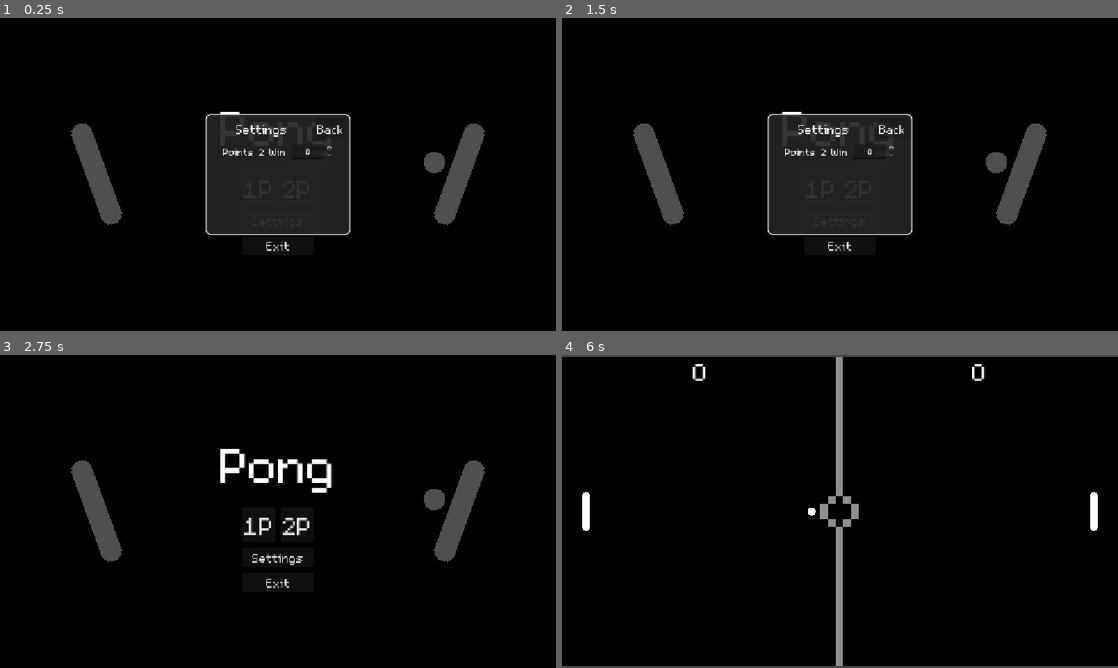
Above: before the commit, frames 1-4 (two rows, left to right).
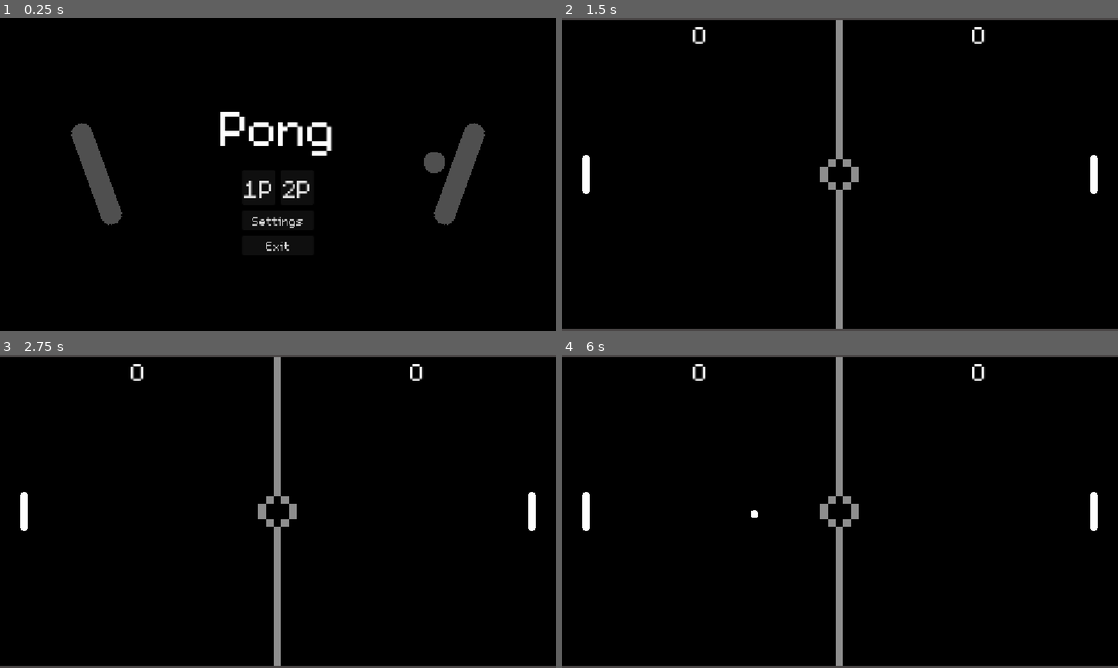
Above: after the commit, the same moments.

Repository: tfranke0814/pong
Game: Godot game, scene res://scenes/main_menu.tscn
Same seed, same stepped clock (60 frames per second), same inputs: the game is played once before the commit and once after it.
Inputs (mouse positions are in pixels of both pictures, inside the frame that each line leads up to):
- Up to frame 1 (0.25 s): no input
- Up to frame 2 (1.5 s): click "2P" at 0.5 s; click (840, 221) at 1.25 s, where only the run before the commit has a clickable "Settings"
- Up to frame 3 (2.75 s): click (328, 464) at 2 s, where only the run before the commit has a clickable "Back"
- Up to frame 4 (6 s): click (823, 524) at 2.75 s, where only the run before the commit has a clickable "1P"; tap Enter at 3.5 s

The runs differ from the first frame. In frame 1, 8.3% of the frame differs, in the area x 36-64%, y 30-70%; in frame 2, 15%, in the area x 0-100%, y 0-100%; in frame 3, 7.1%; in frame 4, less than 0.1%.

Commit message:
feat: functional options persistence and victory scene

Diff:
--- a/scenes/main_menu.tscn
+++ b/scenes/main_menu.tscn
@@ -1,11 +1,10 @@
-[gd_scene load_steps=10 format=4 uid="uid://bi08mwvmdg0ff"]
+[gd_scene load_steps=8 format=4 uid="uid://bi08mwvmdg0ff"]
 
 [ext_resource type="Script" uid="uid://boh04jopq1q4d" path="res://scripts/main_menu.gd" id="1_l6cm7"]
 [ext_resource type="FontFile" uid="uid://dcrs5fdgweq10" path="res://assets/fonts/m5x7.ttf" id="2_ekxnf"]
 [ext_resource type="Texture2D" uid="uid://ccyx78fo3ln1o" path="res://assets/sprites/pong-tilesheet.png" id="2_wu84c"]
 [ext_resource type="PackedScene" uid="uid://bkgsgplmdrdk4" path="res://scenes/ball.tscn" id="3_8ln24"]
 [ext_resource type="PackedScene" uid="uid://d1vbxtp868wdk" path="res://scenes/player_paddle.tscn" id="5_8ln24"]
-[ext_resource type="Script" uid="uid://btb050p5vhv2f" path="res://scripts/settings.gd" id="6_rtw2f"]
 
 [sub_resource type="TileSetAtlasSource" id="TileSetAtlasSource_bqqt6"]
 texture = ExtResource("2_wu84c")
@@ -15,23 +14,6 @@
 
 [sub_resource type="TileSet" id="TileSet_wu84c"]
 sources/0 = SubResource("TileSetAtlasSource_bqqt6")
-
-[sub_resource type="StyleBoxFlat" id="StyleBoxFlat_8ln24"]
-content_margin_left = 10.0
-content_margin_top = 10.0
-content_margin_right = 10.0
-content_margin_bottom = 10.0
-bg_color = Color(0.14117648, 0.14117648, 0.14117648, 0.92156863)
-border_width_left = 3
-border_width_top = 3
-border_width_right = 3
-border_width_bottom = 3
-border_color = Color(1, 1, 1, 1)
-border_blend = true
-corner_radius_top_left = 10
-corner_radius_top_right = 10
-corner_radius_bottom_right = 10
-corner_radius_bottom_left = 10
 
 [node name="MainMenu" type="Control"]
 layout_mode = 3
@@ -133,69 +115,7 @@
 theme_override_font_sizes/font_size = 40
 text = "Exit"
 
-[node name="Settings" type="Control" parent="."]
-anchors_preset = 0
-offset_right = 40.0
-offset_bottom = 40.0
-script = ExtResource("6_rtw2f")
-
-[node name="CanvasLayer" type="CanvasLayer" parent="Settings"]
-
-[node name="PanelContainer" type="PanelContainer" parent="Settings/CanvasLayer"]
-custom_minimum_size = Vector2(300, 250)
-anchors_preset = 8
-anchor_left = 0.5
-anchor_top = 0.5
-anchor_right = 0.5
-anchor_bottom = 0.5
-offset_left = -20.0
-offset_top = -20.0
-offset_right = 20.0
-offset_bottom = 20.0
-grow_horizontal = 2
-grow_vertical = 2
-theme_override_styles/panel = SubResource("StyleBoxFlat_8ln24")
-
-[node name="VBoxContainer" type="VBoxContainer" parent="Settings/CanvasLayer/PanelContainer"]
-layout_mode = 2
-theme_override_constants/separation = 12
-
-[node name="Header" type="HBoxContainer" parent="Settings/CanvasLayer/PanelContainer/VBoxContainer"]
-layout_mode = 2
-
-[node name="SettingsLabel" type="Label" parent="Settings/CanvasLayer/PanelContainer/VBoxContainer/Header"]
-layout_mode = 2
-size_flags_horizontal = 3
-theme_override_fonts/font = ExtResource("2_ekxnf")
-theme_override_font_sizes/font_size = 40
-text = "Settings"
-horizontal_alignment = 1
-
-[node name="BackButton" type="Button" parent="Settings/CanvasLayer/PanelContainer/VBoxContainer/Header"]
-layout_mode = 2
-size_flags_horizontal = 8
-theme_override_fonts/font = ExtResource("2_ekxnf")
-theme_override_font_sizes/font_size = 40
-text = "Back"
-
-[node name="GridContainer" type="GridContainer" parent="Settings/CanvasLayer/PanelContainer/VBoxContainer"]
-layout_mode = 2
-size_flags_horizontal = 4
-theme_override_constants/h_separation = 12
-columns = 2
-
-[node name="Label" type="Label" parent="Settings/CanvasLayer/PanelContainer/VBoxContainer/GridContainer"]
-layout_mode = 2
-theme_override_fonts/font = ExtResource("2_ekxnf")
-theme_override_font_sizes/font_size = 32
-text = "Points 2 Win"
-
-[node name="SpinBox" type="SpinBox" parent="Settings/CanvasLayer/PanelContainer/VBoxContainer/GridContainer"]
-layout_mode = 2
-alignment = 1
-
 [connection signal="pressed" from="VBoxContainer2/VBoxContainer/HBoxContainer/P1Button" to="." method="_on_p1_button_pressed"]
 [connection signal="pressed" from="VBoxContainer2/VBoxContainer/HBoxContainer/P2Button" to="." method="_on_p2_button_pressed"]
 [connection signal="pressed" from="VBoxContainer2/VBoxContainer/SettingsButton" to="." method="_on_settings_button_pressed"]
 [connection signal="pressed" from="VBoxContainer2/VBoxContainer/ExitButton" to="." method="_on_exit_button_pressed"]
-[connection signal="pressed" from="Settings/CanvasLayer/PanelContainer/VBoxContainer/Header/BackButton" to="Settings" method="_on_back_button_pressed"]
--- /dev/null
+++ b/scenes/settings.tscn
@@ -0,0 +1,88 @@
+[gd_scene load_steps=4 format=3 uid="uid://cilsffwd5w120"]
+
+[ext_resource type="Script" uid="uid://btb050p5vhv2f" path="res://scripts/settings.gd" id="1_r6d6q"]
+[ext_resource type="FontFile" uid="uid://dcrs5fdgweq10" path="res://assets/fonts/m5x7.ttf" id="2_6wm04"]
+
+[sub_resource type="StyleBoxFlat" id="StyleBoxFlat_8ln24"]
+content_margin_left = 10.0
+content_margin_top = 10.0
+content_margin_right = 10.0
+content_margin_bottom = 10.0
+bg_color = Color(0.14117648, 0.14117648, 0.14117648, 0.92156863)
+border_width_left = 3
+border_width_top = 3
+border_width_right = 3
+border_width_bottom = 3
+border_color = Color(1, 1, 1, 1)
+border_blend = true
+corner_radius_top_left = 10
+corner_radius_top_right = 10
+corner_radius_bottom_right = 10
+corner_radius_bottom_left = 10
+
+[node name="Settings" type="Control"]
+layout_mode = 3
+anchors_preset = 0
+offset_right = 40.0
+offset_bottom = 40.0
+script = ExtResource("1_r6d6q")
+
+[node name="CanvasLayer" type="CanvasLayer" parent="."]
+
+[node name="PanelContainer" type="PanelContainer" parent="CanvasLayer"]
+custom_minimum_size = Vector2(300, 250)
+anchors_preset = 8
+anchor_left = 0.5
+anchor_top = 0.5
+anchor_right = 0.5
+anchor_bottom = 0.5
+offset_left = -20.0
+offset_top = -20.0
+offset_right = 20.0
+offset_bottom = 20.0
+grow_horizontal = 2
+grow_vertical = 2
+theme_override_styles/panel = SubResource("StyleBoxFlat_8ln24")
+
+[node name="VBoxContainer" type="VBoxContainer" parent="CanvasLayer/PanelContainer"]
+layout_mode = 2
+theme_override_constants/separation = 12
+
+[node name="Header" type="HBoxContainer" parent="CanvasLayer/PanelContainer/VBoxContainer"]
+layout_mode = 2
+
+[node name="SettingsLabel" type="Label" parent="CanvasLayer/PanelContainer/VBoxContainer/Header"]
+layout_mode = 2
+size_flags_horizontal = 3
+theme_override_fonts/font = ExtResource("2_6wm04")
+theme_override_font_sizes/font_size = 40
+text = "Settings"
+horizontal_alignment = 1
+
+[node name="BackButton" type="Button" parent="CanvasLayer/PanelContainer/VBoxContainer/Header"]
+layout_mode = 2
+size_flags_horizontal = 8
+theme_override_fonts/font = ExtResource("2_6wm04")
+theme_override_font_sizes/font_size = 40
+text = "Back"
+
+[node name="GridContainer" type="GridContainer" parent="CanvasLayer/PanelContainer/VBoxContainer"]
+layout_mode = 2
+size_flags_horizontal = 4
+theme_override_constants/h_separation = 12
+columns = 2
+
+[node name="Label" type="Label" parent="CanvasLayer/PanelContainer/VBoxContainer/GridContainer"]
+layout_mode = 2
+theme_override_fonts/font = ExtResource("2_6wm04")
+theme_override_font_sizes/font_size = 32
+text = "Points 2 Win"
+
+[node name="Points2WinSpinBox" type="SpinBox" parent="CanvasLayer/PanelContainer/VBoxContainer/GridContainer"]
+layout_mode = 2
+min_value = 1.0
+value = 1.0
+alignment = 1
+
+[connection signal="pressed" from="CanvasLayer/PanelContainer/VBoxContainer/Header/BackButton" to="." method="_on_back_button_pressed"]
+[connection signal="value_changed" from="CanvasLayer/PanelContainer/VBoxContainer/GridContainer/Points2WinSpinBox" to="." method="_on_points_2_win_spin_box_value_changed"]
--- /dev/null
+++ b/scenes/victory.tscn
@@ -0,0 +1,59 @@
+[gd_scene load_steps=4 format=3 uid="uid://kjxb5lu2ph7l"]
+
+[ext_resource type="Script" uid="uid://c7237pd11ujye" path="res://scripts/victory.gd" id="1_le47n"]
+[ext_resource type="FontFile" uid="uid://dcrs5fdgweq10" path="res://assets/fonts/m5x7.ttf" id="2_faxov"]
+
+[sub_resource type="StyleBoxFlat" id="StyleBoxFlat_hl81x"]
+content_margin_left = 10.0
+content_margin_top = 10.0
+content_margin_right = 10.0
+content_margin_bottom = 10.0
+bg_color = Color(0.14117648, 0.14117648, 0.14117648, 0.92156863)
+border_width_left = 3
+border_width_top = 3
+border_width_right = 3
+border_width_bottom = 3
+border_color = Color(1, 1, 1, 1)
+border_blend = true
+corner_radius_top_left = 10
+corner_radius_top_right = 10
+corner_radius_bottom_right = 10
+corner_radius_bottom_left = 10
+
+[node name="Victory" type="Control"]
+layout_mode = 3
+anchors_preset = 15
+anchor_right = 1.0
+anchor_bottom = 1.0
+grow_horizontal = 2
+grow_vertical = 2
+script = ExtResource("1_le47n")
+
+[node name="CanvasLayer" type="CanvasLayer" parent="."]
+
+[node name="PanelContainer" type="PanelContainer" parent="CanvasLayer"]
+anchors_preset = 8
+anchor_left = 0.5
+anchor_top = 0.5
+anchor_right = 0.5
+anchor_bottom = 0.5
+offset_left = -125.5
+offset_top = -91.0
+offset_right = 125.5
+offset_bottom = -33.0
+grow_horizontal = 2
+grow_vertical = 2
+size_flags_horizontal = 4
+theme_override_styles/panel = SubResource("StyleBoxFlat_hl81x")
+
+[node name="HBoxContainer" type="HBoxContainer" parent="CanvasLayer/PanelContainer"]
+layout_mode = 2
+size_flags_horizontal = 4
+size_flags_vertical = 4
+
+[node name="WinnerLabel" type="Label" parent="CanvasLayer/PanelContainer/HBoxContainer"]
+unique_name_in_owner = true
+layout_mode = 2
+theme_override_fonts/font = ExtResource("2_faxov")
+theme_override_font_sizes/font_size = 48
+text = "Player %d Wins"
--- a/scripts/autoload/game_manager.gd
+++ b/scripts/autoload/game_manager.gd
@@ -1,8 +1,12 @@
 extends Node2D
+
+signal victory(winner: int)
 
 var score_p1 = 0
 var score_p2 = 0
-
+var has_victory: bool = false
+var points_to_win: int
+var most_recent_winner: int
 var ai_player = true
 
 func add_point(player_id: int) -> void:
@@ -10,3 +14,23 @@
 		score_p1 += 1
 	elif player_id == 2:
 		score_p2 += 1
+
+	# Check for winner
+	if score_p1 == points_to_win or score_p2 == points_to_win:
+		has_victory = true
+		most_recent_winner = player_id
+		victory.emit(player_id)
+		await get_tree().create_timer(5.0).timeout
+		call_deferred("_go_to_main_menu")
+
+func reset_points() -> void:
+	score_p1 = 0
+	score_p2 = 0
+	var options = OptionsManager.read_options()
+	if options.has("points_to_win"):
+		points_to_win = options.points_to_win
+	else:
+		points_to_win = OptionsManager.default_points_to_win
+
+func _go_to_main_menu() -> void:
+	get_tree().change_scene_to_file("res://scenes/main_menu.tscn")
--- a/scripts/autoload/options_manager.gd
+++ b/scripts/autoload/options_manager.gd
@@ -1,11 +1,24 @@
 extends Node
 
+const options_path = "user://options.data"
 
-# Called when the node enters the scene tree for the first time.
-func _ready() -> void:
-	pass # Replace with function body.
+# Default Options
+var default_points_to_win: int = 11
 
+func read_options() -> Dictionary:
+	var options = {}
+	var file = FileAccess.open(options_path, FileAccess.READ)
+	if file:
+		options = file.get_var()
+		file.close()
+	return options
 
-# Called every frame. 'delta' is the elapsed time since the previous frame.
-func _process(delta: float) -> void:
-	pass
+func write_option(options: Dictionary) -> void:
+	var file = FileAccess.open(options_path, FileAccess.WRITE)
+	file.store_var(options)
+	file.close()
+
+func set_points_to_win(value: float):
+	var options = read_options()
+	options.points_to_win = value
+	write_option(options)
--- a/scripts/ball.gd
+++ b/scripts/ball.gd
@@ -5,9 +5,7 @@
 
 func _ready() -> void:
 	velocity.x = SPEED * [-1,1][randi() % 2]
-	print(velocity.x)
 	velocity.y = sin(randf_range(-PI/12,PI/12)) * SPEED
-	print(velocity.y)
 
 func _physics_process(delta: float) -> void:
 	var collision = move_and_collide(velocity * delta)
--- a/scripts/game.gd
+++ b/scripts/game.gd
@@ -1,10 +1,14 @@
 extends Node2D
 
-const BallScene = preload("uid://bkgsgplmdrdk4")
-@onready var ball_start_location: Node2D = $BallStartLocation
 signal ball_spawned()
 
+const BallScene = preload("uid://bkgsgplmdrdk4")
+var options: Dictionary
+@onready var ball_start_location: Node2D = $BallStartLocation
+
 func _ready() -> void:
+	GameManager.reset_points()
+	GameManager.victory.connect(_on_victory)
 	await get_tree().create_timer(3.0).timeout
 	place_ball()
 
@@ -14,8 +18,11 @@
 	add_child(ball_instance)
 	ball_spawned.emit()
 
-
 func _on_child_exiting_tree(node: Node) -> void:
-	if node.name == "Ball":
+	if node.name == "Ball" and not GameManager.has_victory:
 		await get_tree().create_timer(2.0).timeout
 		place_ball()
+
+func _on_victory(_winner: int):
+	var victory_screen = load("res://scenes/victory.tscn").instantiate()
+	add_child(victory_screen)
--- a/scripts/main_menu.gd
+++ b/scripts/main_menu.gd
@@ -10,8 +10,8 @@
 	get_tree().change_scene_to_file("res://scenes/game.tscn")
 
 func _on_settings_button_pressed() -> void:
-	var settings = get_node("Settings")
-	settings.get_node("CanvasLayer").visible = true
+	var settings = load("res://scenes/settings.tscn").instantiate()
+	add_child(settings)
 
 func _on_exit_button_pressed() -> void:
 	get_tree().quit()
--- a/scripts/player_paddle.gd
+++ b/scripts/player_paddle.gd
@@ -23,7 +23,7 @@
 			velocity.y = move_toward(velocity.y, direction, SPEED * delta)
 		else: # Stops when equal
 			velocity.y = move_toward(velocity.y, 0, SPEED * delta)
-	elif ai_paddle:
+	elif ai_paddle and not GameManager.victory:
 		# AI Controls without ball, returns to middle
 		var deltay:= 324 - global_position.y
 		velocity.y = move_toward(velocity.y, deltay/abs(deltay) * SPEED/2, SPEED * delta)
--- a/scripts/settings.gd
+++ b/scripts/settings.gd
@@ -1,6 +1,16 @@
 extends Control
 
+var options: Dictionary
+@onready var points_2_win_spin_box: SpinBox = $CanvasLayer/PanelContainer/VBoxContainer/GridContainer/Points2WinSpinBox
 
+func _ready() -> void:
+	options = OptionsManager.read_options()
+	if options.has("points_to_win"):
+		points_2_win_spin_box.value = options.points_to_win
+	else:
+		points_2_win_spin_box.value = OptionsManager.default_points_to_win
+
+# Closing the menu
 func _input(_event: InputEvent) -> void:
 	if Input.is_action_just_pressed("ui_cancel"):
 		close_settings()
@@ -9,4 +19,8 @@
 	close_settings()
 
 func close_settings() -> void:
-	get_node("CanvasLayer").visible = false
+	queue_free()
+
+# Updating the settings
+func _on_points_2_win_spin_box_value_changed(value: float) -> void:
+	OptionsManager.set_points_to_win(value)
--- /dev/null
+++ b/scripts/victory.gd
@@ -0,0 +1,6 @@
+extends Control
+
+@onready var winner_label: Label = %WinnerLabel
+
+func _ready() -> void:
+	winner_label.text = "Player %d Wins!" % GameManager.most_recent_winner
Not shown, added: scripts/victory.gd.uid
